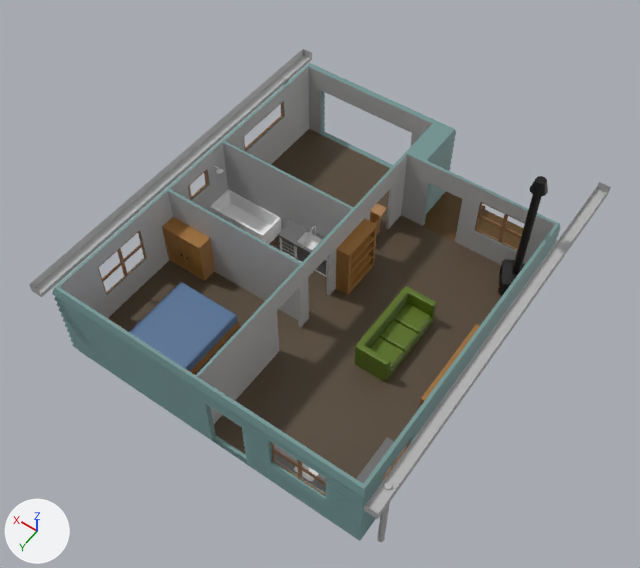
Before and after pictures for a commit that changed the Blender file NCEA Game 2024/Assets/Blender/betterhouse.blend.
Rendered twice from a camera (50 mm lens) standing at (-11.9, 17.4, 27.6) and looking at (-0.5, 1.4, 2.5). Every picture has the same lights, and +X, +Y and +Z are marked at lower left.

Names of what the first picture shows: 'Bath.col', 'Bathroomcounter.col', 'Bed.col', 'Bookshelf.col', 'Couch.col', 'Cupboard.col', 'Fireplace.col', 'Glass.col', 'Glass001.col', 'Glass003.col', 'Gutters', 'House.col'.
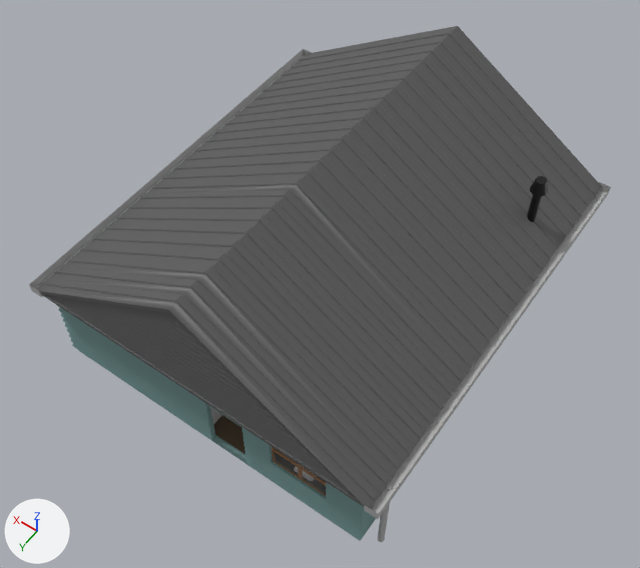
Edits to the scene script, one JSON object a line:
```json
{"op": "remove", "block": "ob_roof_col", "code": "ob_roof_col.hide_set(True)"}
```

Where the change shows, as pixel boxes [x1, y1, x2, y2] in the pictures (640 x 568 px):
```json
{"object": "Roof.col", "change": "shown", "after": [37, 26, 602, 509]}
{"object": "House.col", "change": "unchanged, covered by the edit", "before": [52, 63, 561, 541], "after": [57, 305, 376, 541]}
{"object": "Bed.col", "change": "unchanged, covered by the edit", "before": [129, 282, 239, 374]}
{"object": "Couch.col", "change": "unchanged, covered by the edit", "before": [354, 286, 437, 382]}
{"object": "Bookshelf.col", "change": "unchanged, covered by the edit", "before": [336, 218, 377, 295]}
```
